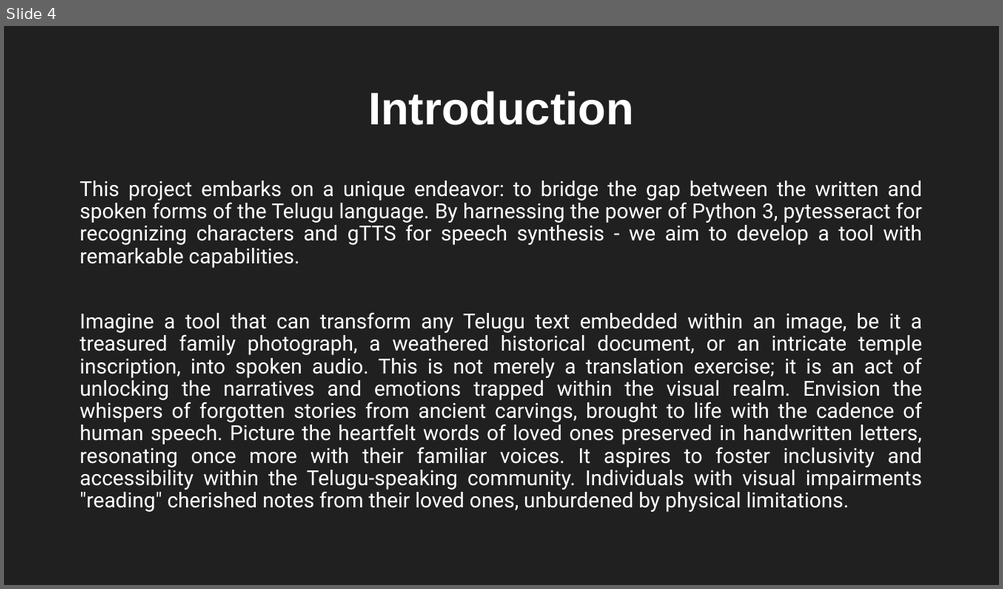
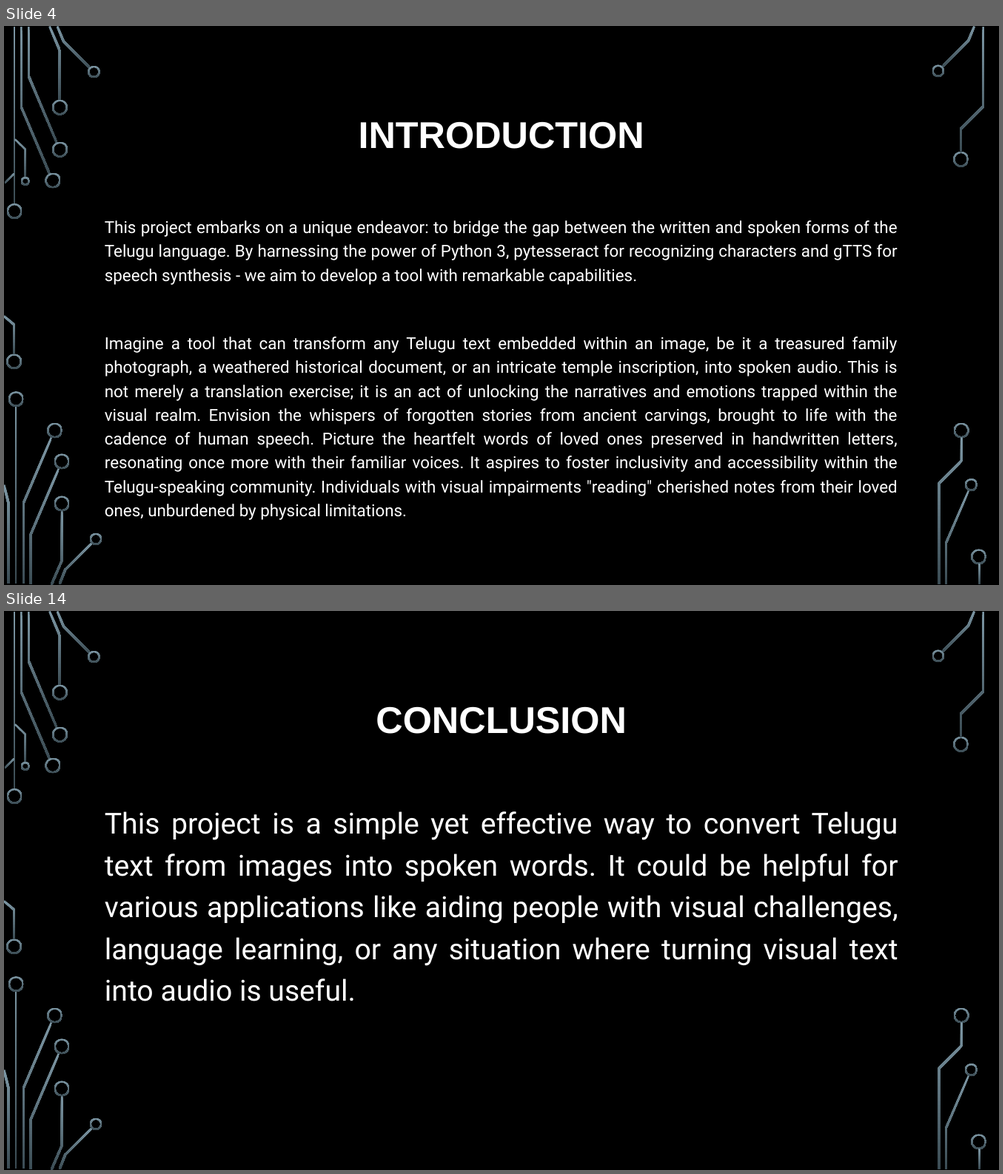
Before and after one commit to SFM61319/image2speech-te, a slide deck: docs/Presentation-1.pptx. Shown one above the other, each under a label of ours: slide 4 before the commit, slides 4 and 14 after it; the slides between them are not shown. The pictures are 1003x589 and 1003x1174 pixels, drawn with LibreOffice and Linux fonts; fonts in the diff are those of the drawing; background and template pictures are left out. Boxes give left, top, right and bottom in pixels: in the first picture for what was removed or moved away, otherwise in the second. Text is boxed around its words. In the diff, an @@ line names an element or a change of style, - is before the commit and + after.

```diff
--- a/docs/Presentation-1.pptx
+++ b/docs/Presentation-1.pptx
@@ slide 14 added at (x1=4, y1=611, x2=999, y2=1170), background picture (left out); not listed: 36 template elements that a slide beside it also shows @@
@@ title added at (x1=375, y1=706, x2=626, y2=734), 36 pt, text #FFFFFF, bold @@
+CONCLUSION
@@ text added at (x1=105, y1=812, x2=898, y2=1002), 28 pt, text #FFFFFF @@
+This project is a simple yet effective way to convert Telugu text from images into spoken words. It could be helpful for various applications like aiding people with visual challenges, language learning, or any situation where turning visual text into audio is useful.
@@ slide 4 changed as well @@
@@ background #202020 to picture (left out) @@
@@ title at (x1=358, y1=121, x2=644, y2=149): text changed; size 44 to 36 pt @@
-Introduction
+INTRODUCTION
@@ text "This project embarks on a ..." moved from (x1=79, y1=181, x2=922, y2=512) to (x1=105, y1=221, x2=897, y2=497) @@
@@ text "This project embarks on a ..." at (x1=105, y1=221, x2=897, y2=497): size 20 to 16 pt; line spacing 0.9 to 1.2 @@
@@ group added at (x1=4, y1=26, x2=987, y2=585): 33 freeform shapes, 3 rectangles @@
```
Also in this commit, not shown: 5 other slides changed, 8 other slides added, 6 slides removed.
